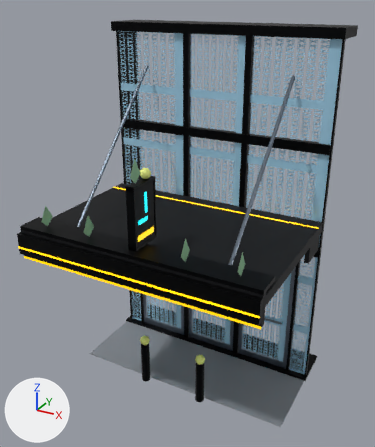
A saved change to the glTF model godot/assets/models/tt_entrance_bay_3l.glb.
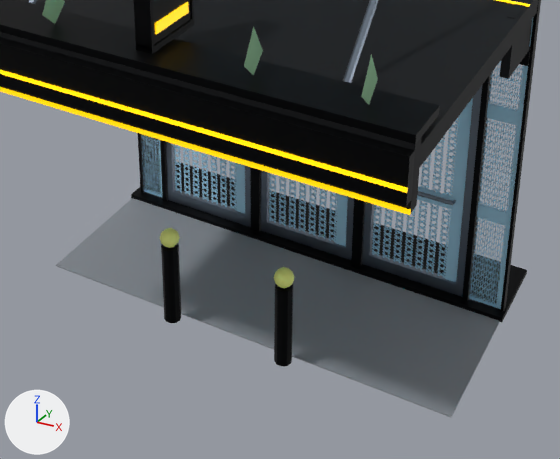
Old and new are each drawn whole from a camera (50 mm lens) standing at (3.77, -6.77, 6.51) and looking at (0.02, 0.04, 3.1) and again close up on the part from 17% to 89% of the width and 50% to 100% of the height. The lights are fixed; the arrows at lower left show +X, +Y and +Z. The older version's two pictures come first. Objects named as collision shapes, trigger or cutter boxes, shadow casters or lower levels of detail are left out. Where no turn or scale is listed for an object, it has been applied to the vertices. Vertices at exactly the same position are counted once.

The first close-up shows 'Ball_Bollards', 'Bollard_Balls', 'Canopy', 'Court_Line_LED', 'Fascia_Gunmetal', 'Fascia_Slate', 'Frame', 'Leaf_1_Door_Scissor', 'Leaf_1_Stiles', 'Leaf_2_Door_Scissor', 'Leaf_2_Stiles', 'Side_Scissor_1', 'Threshold_Mat' and 9 more.
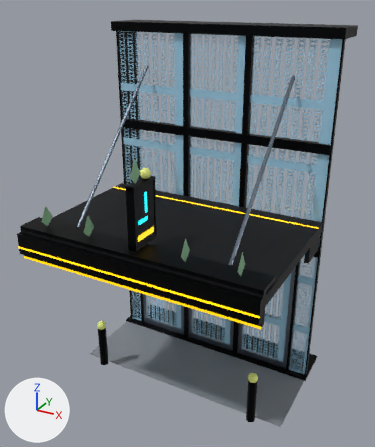
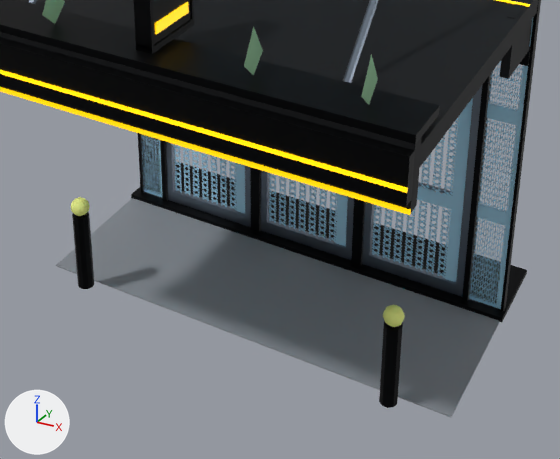
What differs and where, as boxes [x1, y1, x2, y2] in the close-ups (560 x 459 px; the box of a moved part takes in the faces that stretch with it):
'Ball_Bollards', reshaped (150% wider, 58% taller)
    before: [161, 243, 293, 367]
    after: [72, 212, 403, 408]
'Bollard_Balls', reshaped (146% wider, 111% taller)
    before: [160, 228, 295, 289]
    after: [71, 197, 405, 327]
part 1 of me_ball_bollards, moved or reshaped
    before: [161, 243, 181, 323]
    after: [72, 212, 94, 289]
part 2 of me_ball_bollards, moved or reshaped
    before: [274, 284, 293, 367]
    after: [379, 321, 403, 408]
part 3 of me_bollard_balls, moved or reshaped
    before: [160, 228, 180, 248]
    after: [71, 197, 90, 216]
part 4 of me_bollard_balls, moved or reshaped
    before: [274, 267, 295, 289]
    after: [383, 304, 405, 327]

Diff of the bpy script that builds the scene:
```diff
--- a/godot/assets/models/tt_entrance_bay_3l.glb.py
+++ b/godot/assets/models/tt_entrance_bay_3l.glb.py
@@ me_ball_bollards @@
 # used by ob_ball_bollards; location = (0.0, 0.0, 0.0)
-me_ball_bollards.from_pydata(...)  # 44 vertices, 80 faces; spans x -0.625..0.625, y -0.551..-0.409, z 0.076..0.85
+me_ball_bollards.from_pydata(...)  # 44 vertices, 80 faces; spans x -1.575..1.575, y -0.551..-0.409, z 0.076..0.85
+# me_ball_bollards part 1: the loose piece of 22 vertices spanning x -0.625..-0.475, y -0.551..-0.409, z 0.076..0.85 is moved by (-0.95, 0.0, 0.0)
+# me_ball_bollards part 2: the loose piece of 22 vertices spanning x 0.475..0.625, y -0.551..-0.409, z 0.076..0.85 is moved by (0.95, 0.0, 0.0)
 me_ball_bollards.materials.append(mat_tt_gunmetal)
@@ me_bollard_balls @@
 # used by ob_bollard_balls; location = (0.0, 0.0, 0.0)
-me_bollard_balls.from_pydata(...)  # 84 vertices, 160 faces; spans x -0.635..0.635, y -0.565..-0.395, z 0.846..1.016
+me_bollard_balls.from_pydata(...)  # 84 vertices, 160 faces; spans x -1.585..1.585, y -0.565..-0.395, z 0.846..1.016
+# me_bollard_balls part 3: the loose piece of 42 vertices spanning x -0.635..-0.465, y -0.565..-0.395, z 0.846..1.016 is moved by (-0.95, 0.0, 0.0)
+# me_bollard_balls part 4: the loose piece of 42 vertices spanning x 0.465..0.635, y -0.565..-0.395, z 0.846..1.016 is moved by (0.95, 0.0, 0.0)
 me_bollard_balls.materials.append(mat_tt_ballyellow)
```
